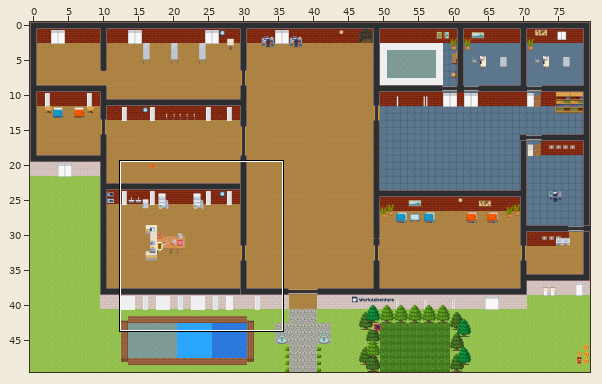
A Tiled map (JSON) gets an edit: map.tmj. The first picture is a wide view before the edit; the outline marks the close-up.
Close-up. Before the edit:
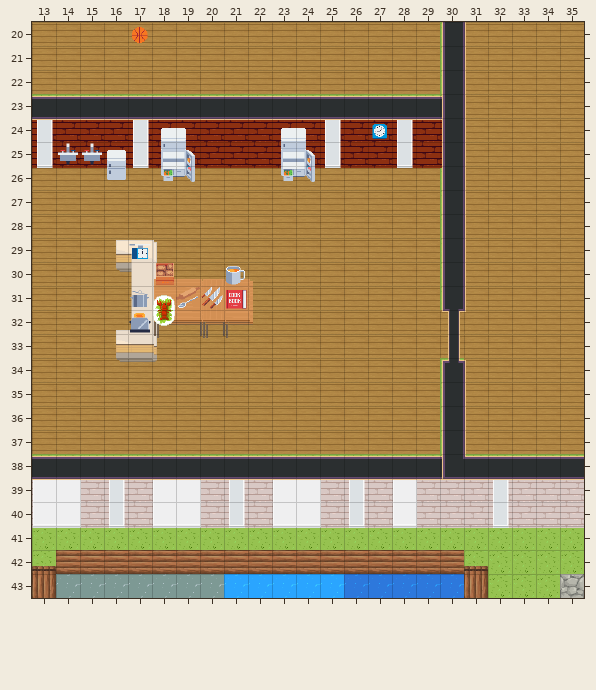
Cells are 32x32 px. Shown: x 13..35, y 20..43. The commit also changed other parts of the map, which this record leaves out.
After the commit:
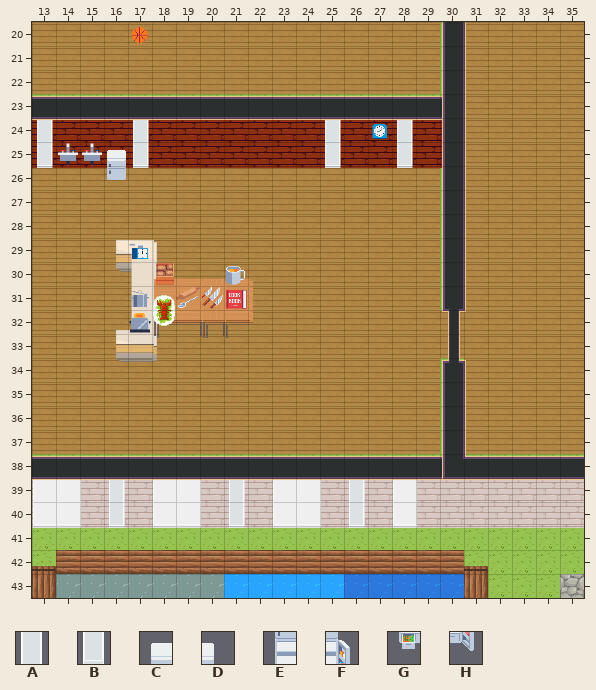
Key: from "Chunk 1": A 82, B 86, C 101, D 102, E 103, F 104, G 105, H 106.
_ is an empty cell.
From old to new:
Layer "walls Menuiserie":
Tile A is gone in row 39 at x 32.
Tile B is gone in row 40 at x 32.
Tile C is gone in row 24 at x 18 and 23.
Tile D is gone in row 24 at x 19 and 24.
Tile E is gone in row 25 at x 18 and 23.
Tile F is gone in row 25 at x 19 and 24.
Tile G is gone in row 26 at x 18 and 23.
Tile H is gone in row 26 at x 19 and 24.
Changed places in both close-ups, as pixel boxes (x1, y1, x2, y2):
removed: (161, 128, 195, 182)
removed: (281, 128, 315, 182)
removed: (493, 480, 509, 528)
